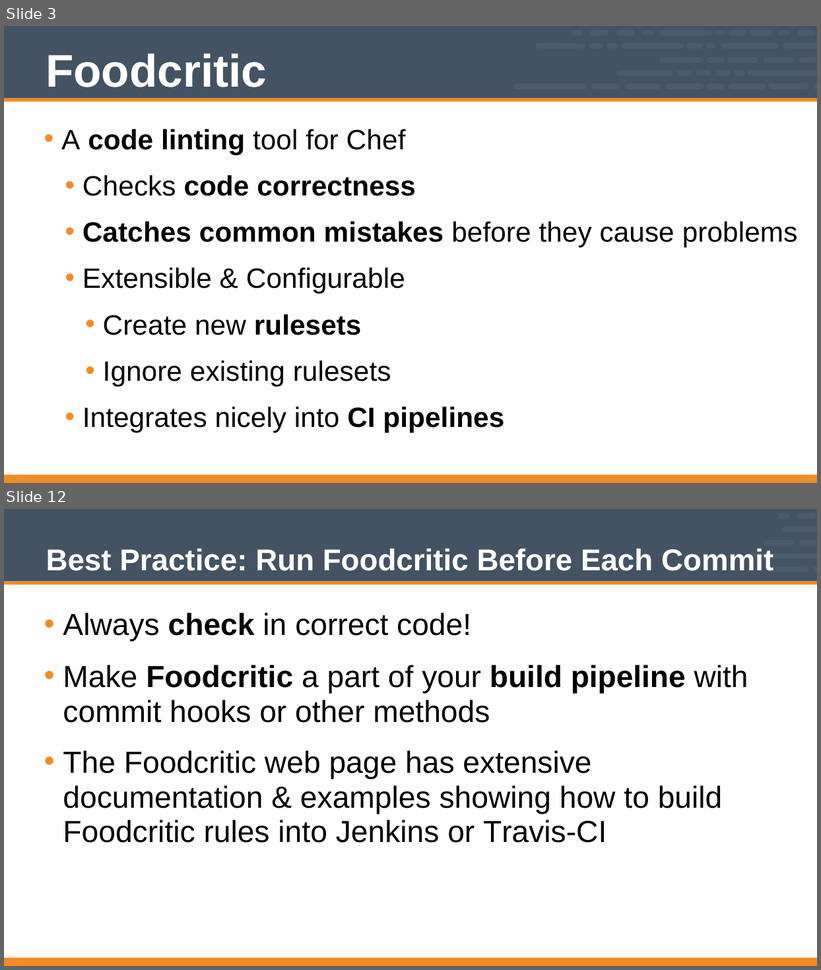
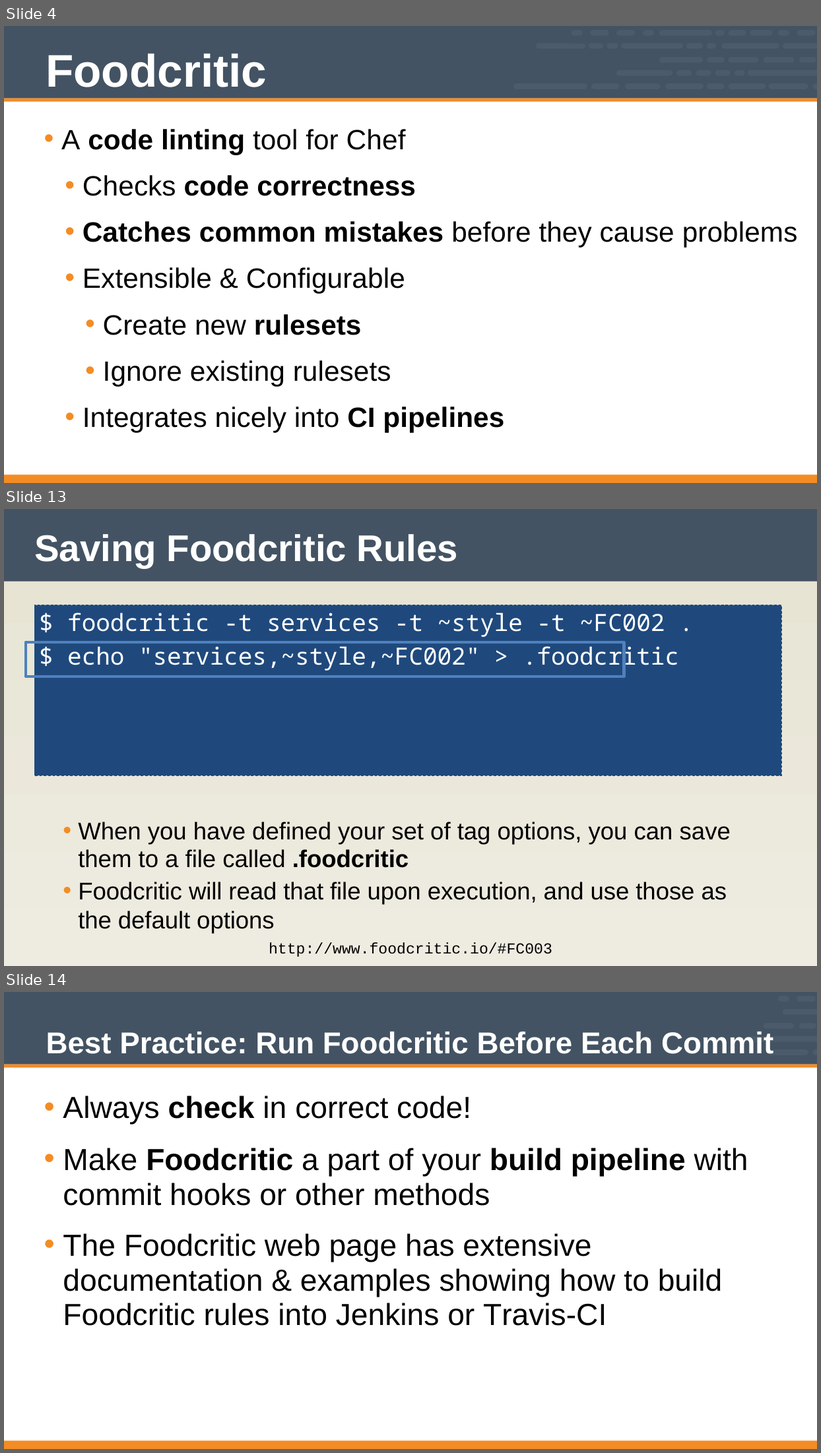
Before and after one commit to nathenharvey/chef-intermediate, a slide deck: Modules/10-Chef_Intermediate.pptx. Shown one above the other, each under a label of ours: slides 3 and 12 before the commit, slides 4, 13 and 14 after it; the slides between them are not shown. The pictures are 821x970 and 821x1453 pixels, drawn with LibreOffice and Linux fonts; fonts in the diff are those of the drawing. Boxes give left, top, right and bottom in pixels: in the first picture for what was removed or moved away, otherwise in the second. Text is boxed around its words. In the diff, an @@ line names an element or a change of style, - is before the commit and + after.

Commit message:
Updated Foodcritic (changes originally by @SteveDelFante)

```diff
--- a/Modules/10-Chef_Intermediate.pptx
+++ b/Modules/10-Chef_Intermediate.pptx
@@ slide 13 added at <box>4,509,817,966</box>, background gradient #E6E3D2 to #EEECE1; not listed: 1 template element that a slide beside it also shows @@
@@ title added at <box>34,534,459,568</box>, 58.7 pt, text #FFFFFF, bold @@
+Saving Foodcritic Rules
@@ text added at <box>34,605,781,776</box>, fill #1F497D, outline #1F497D 1 pt dashed, 37.3 pt, text #FFFFFF @@
+$ foodcritic -t services -t ~style -t ~FC002 .
+$ echo "services,~style,~FC002" > .foodcritic
@@ rectangle added at <box>26,642,624,677</box>, outline #4F81BD 4.5 pt @@
@@ text added at <box>78,822,731,934</box>, 38 pt, text #000000 @@
+• When you have defined your set of tag options, you can save them to a file called .foodcritic
+• Foodcritic will read that file upon execution, and use those as the default options
@@ text added at <box>269,943,552,957</box>, 24 pt, text #000000 @@
+http://www.foodcritic.io/#FC003
@@ what was slide 3 is now slide 4 @@
@@ what was slide 12 is now slide 14 @@
```
Also in this commit, not shown: 8 slides changed, 2 other slides added, 1 slide removed.
